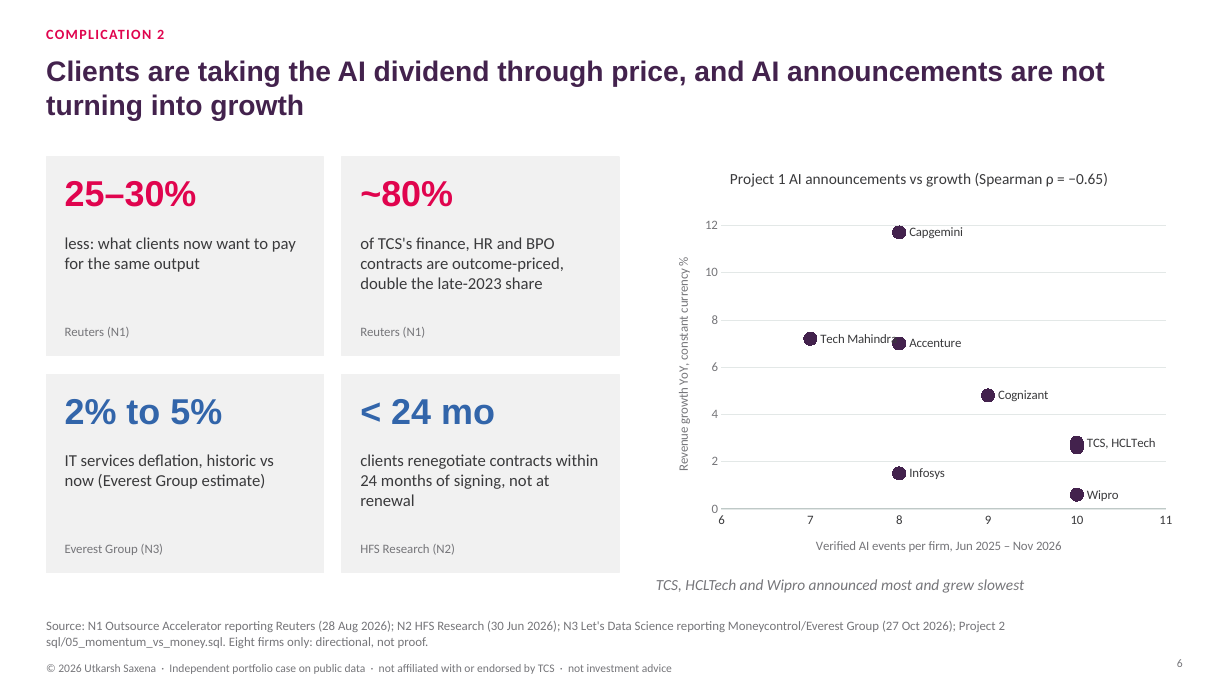
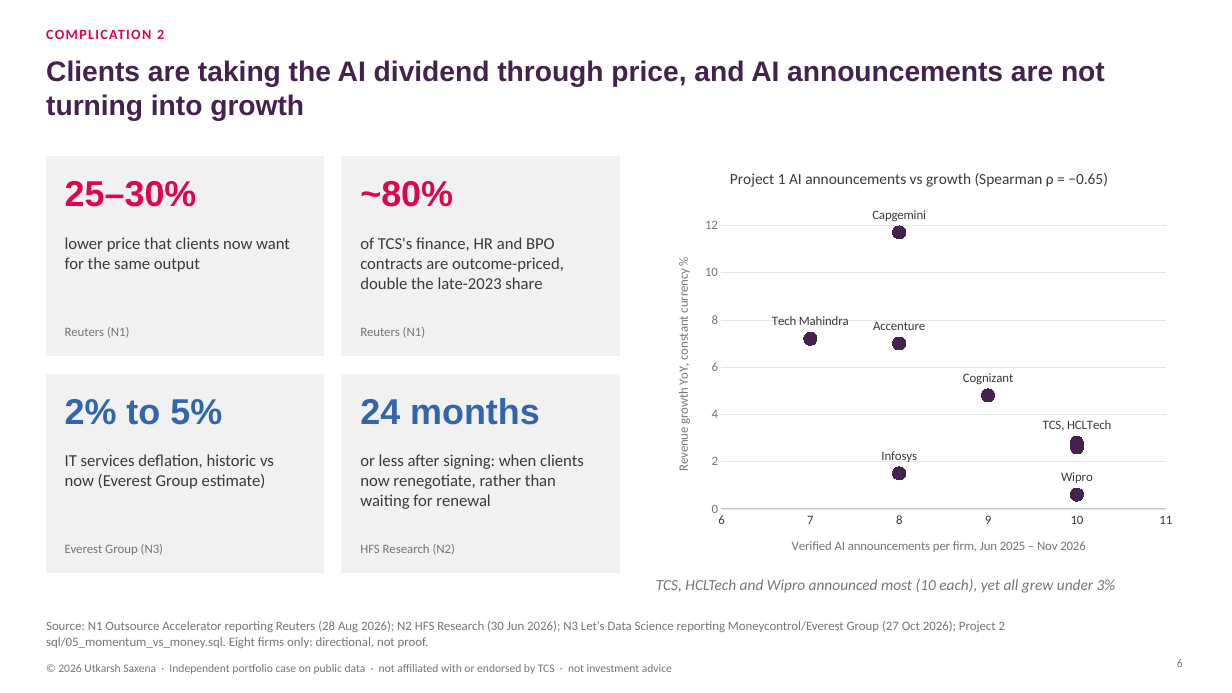
Before and after one commit to lokpriye96/ai-consulting-report-genai-services, a slide deck: slide 6 of outputs/TCS_AI_Deflation_Strategy.pptx. Drawn at 1232x693 pixels with LibreOffice and Linux fonts; fonts in the diff are those of the drawing. Boxes give left, top, right and bottom in pixels: in the first picture for what was removed or moved away, otherwise in the second. Text is boxed around its words. In the diff, an @@ line names an element or a change of style, - is before the commit and + after.

```diff
--- a/outputs/TCS_AI_Deflation_Strategy.pptx
+++ b/outputs/TCS_AI_Deflation_Strategy.pptx
@@ scatter chart at bbox=[656, 152, 1183, 573] @@
@@ category axis title "Verified AI events per firm, Jun 2025 – Nov 2026" to "Verified AI announcements per firm, Jun 2025 – Nov 2026" @@
@@ text at bbox=[65, 237, 290, 272]: text changed @@
-less: what clients now want to pay for the same output
+lower price that clients now want for the same output
@@ text at bbox=[360, 398, 540, 425]: text changed @@
-< 24 mo
+24 months
@@ text at bbox=[360, 454, 584, 509]: text changed @@
-clients renegotiate contracts within 24 months of signing, not at renewal
+or less after signing: when clients now renegotiate, rather than waiting for renewal
@@ text at bbox=[656, 579, 1116, 593]: text changed @@
-TCS, HCLTech and Wipro announced most and grew slowest
+TCS, HCLTech and Wipro announced most (10 each), yet all grew under 3%
```
Also in this commit, not shown: 10 other slides changed, 16 other files.
